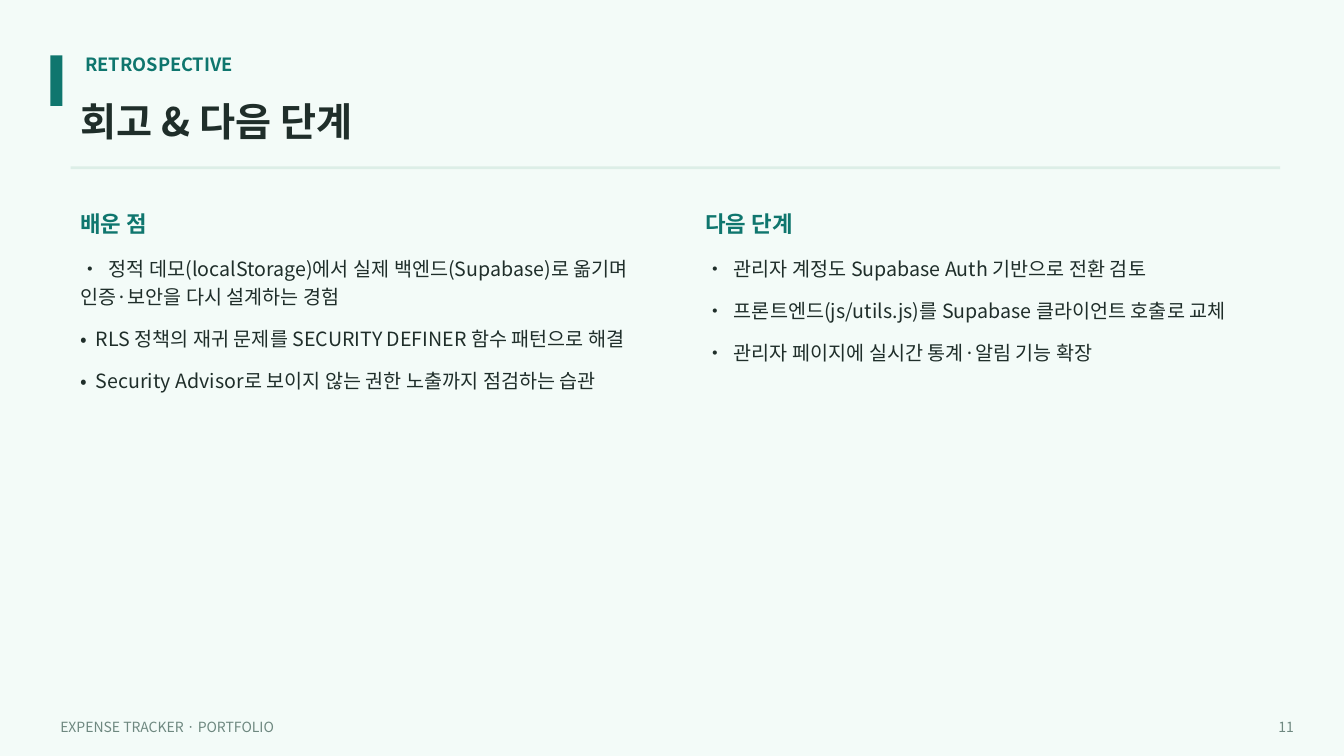
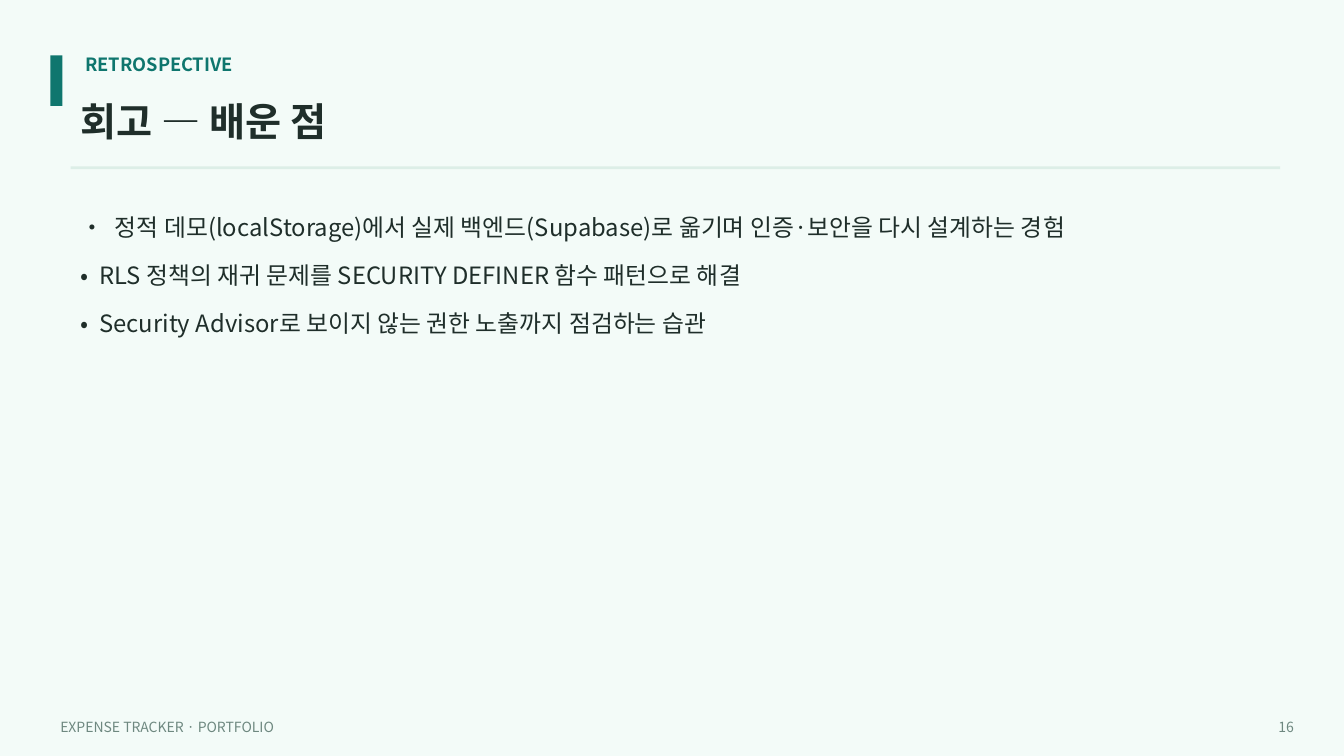
Before and after one commit to DavidLee534/expense-tracker, a slide deck: slide 16 of portfolio/expense-tracker-portfolio.pptx (slide 11 before the commit). Drawn at 1344x756 pixels with LibreOffice and Linux fonts; fonts in the diff are those of the drawing. Boxes give left, top, right and bottom in pixels: in the first picture for what was removed or moved away, otherwise in the second. Text is boxed around its words. In the diff, an @@ line names an element or a change of style, - is before the commit and + after.

```diff
--- a/portfolio/expense-tracker-portfolio.pptx
+++ b/portfolio/expense-tracker-portfolio.pptx
@@ text at [80,103,326,140]: text changed @@
-회고 & 다음 단계
+회고 — 배운 점
@@ text "• 정적 데모(localStorage)에서 실제 백엔드(Supabase)로 ...": place and size @@
-text "• 정적 데모(localStorage)에서 실제 백엔드(Supabase)로 ..." at [80,259,628,393]
+text "• 정적 데모(localStorage)에서 실제 백엔드(Supabase)로 ..." at [99,216,1065,338]
@@ text "• 정적 데모(localStorage)에서 실제 백엔드(Supabase)로 ..." at [99,216,1065,338]: size 14 to 17 pt @@
@@ text removed at [80,213,148,234] @@
-배운 점
@@ text removed at [705,213,793,234] @@
-다음 단계
@@ text removed at [734,259,1225,362] @@
-• 관리자 계정도 Supabase Auth 기반으로 전환 검토
-• 프론트엔드(js/utils.js)를 Supabase 클라이언트 호출로 교체
-• 관리자 페이지에 실시간 통계·알림 기능 확장
@@ text at [1278,721,1294,732]: text changed @@
-11
+16
```
Also in this commit, not shown: 9 other slides changed, 5 slides added.
